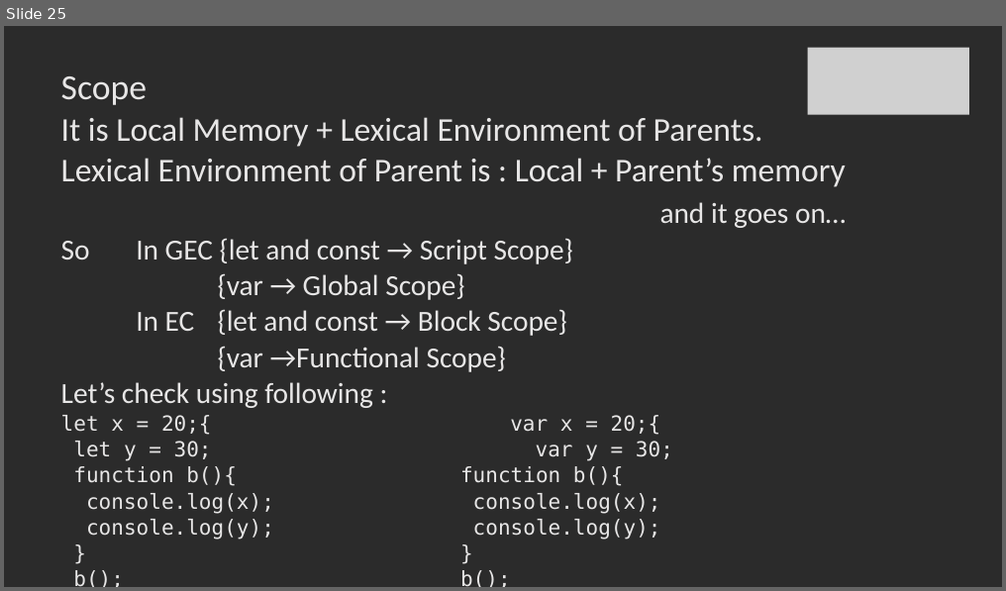
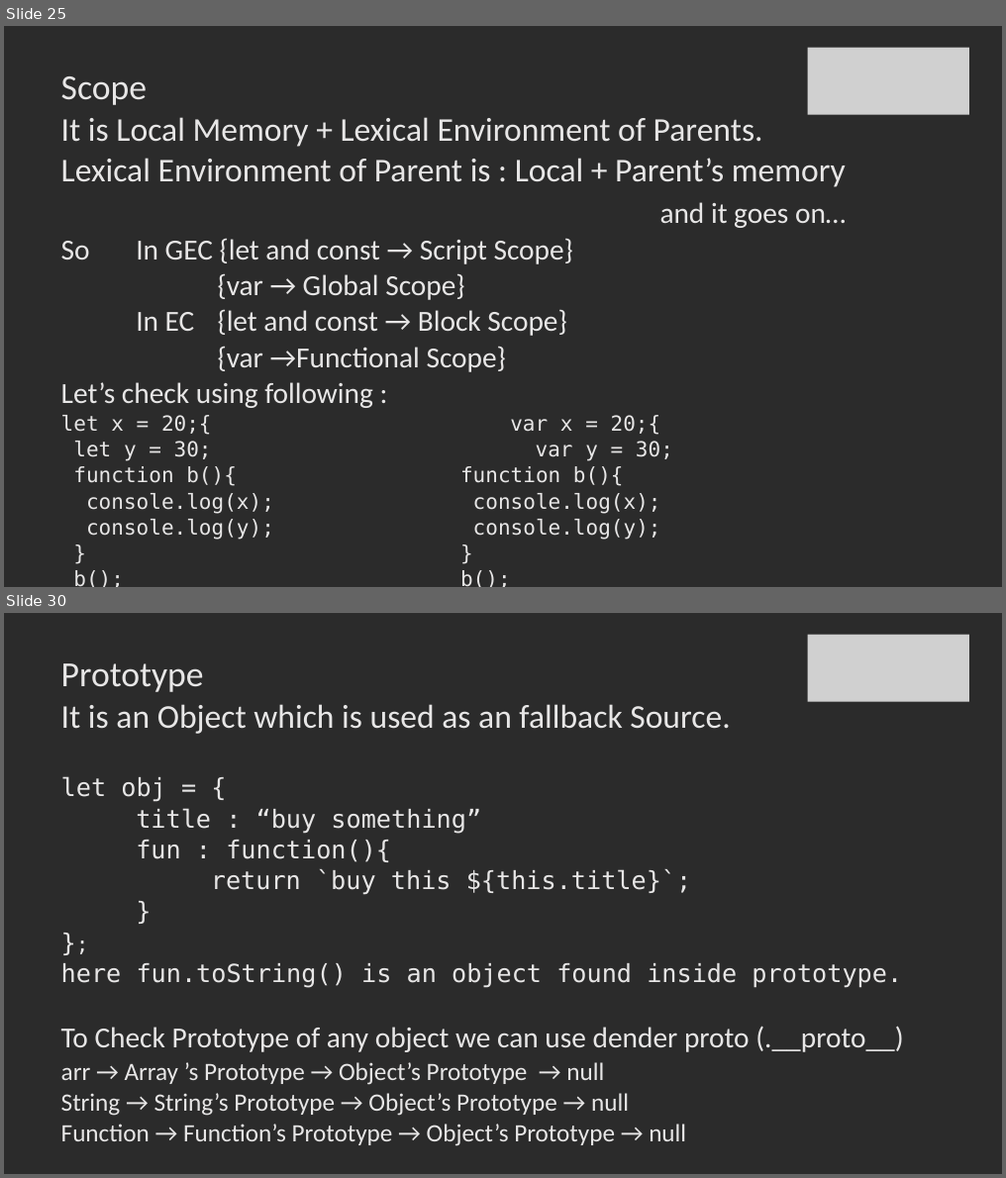
Before and after one commit to SachinBarpanda/WebDevGla, a slide deck: JS.pptx. Shown one above the other, each under a label of ours: slide 25 before the commit, slides 25 and 30 after it; the slides between them are not shown. The pictures are 1006x591 and 1006x1178 pixels, drawn with LibreOffice and Linux fonts; fonts in the diff are those of the drawing; grey boxes stand for pictures; background and template pictures are left out; a plain dark background stands for a picture behind light text. Boxes give left, top, right and bottom in pixels: in the first picture for what was removed or moved away, otherwise in the second. Text is boxed around its words. In the diff, an @@ line names an element or a change of style, - is before the commit and + after.

```diff
--- a/JS.pptx
+++ b/JS.pptx
@@ slide 30 added at <box>4,613,1002,1174</box>, background picture (left out) @@
@@ picture added at <box>807,635,969,702</box> @@
@@ title added at <box>61,663,204,692</box>, 34 pt, text #E7E6E6 @@
+Prototype
@@ text added at <box>61,704,903,1147</box>, 24 pt, text #E7E6E6 @@
+It is an Object which is used as an fallback Source.
+let obj = {
+title : “buy something”
+fun : function(){
+return `buy this ${this.title}`;
+}
+};
+here fun.toString() is an object found inside prototype.
+To Check Prototype of any object we can use dender proto (.__proto__)
+arr → Array ’s Prototype → Object’s Prototype → null
+String → String’s Prototype → Object’s Prototype → null
+Function → Function’s Prototype → Object’s Prototype → null
```
Also in this commit, not shown: 1 slide changed, 12 other slides added, 1 slide removed, 58 other files.
